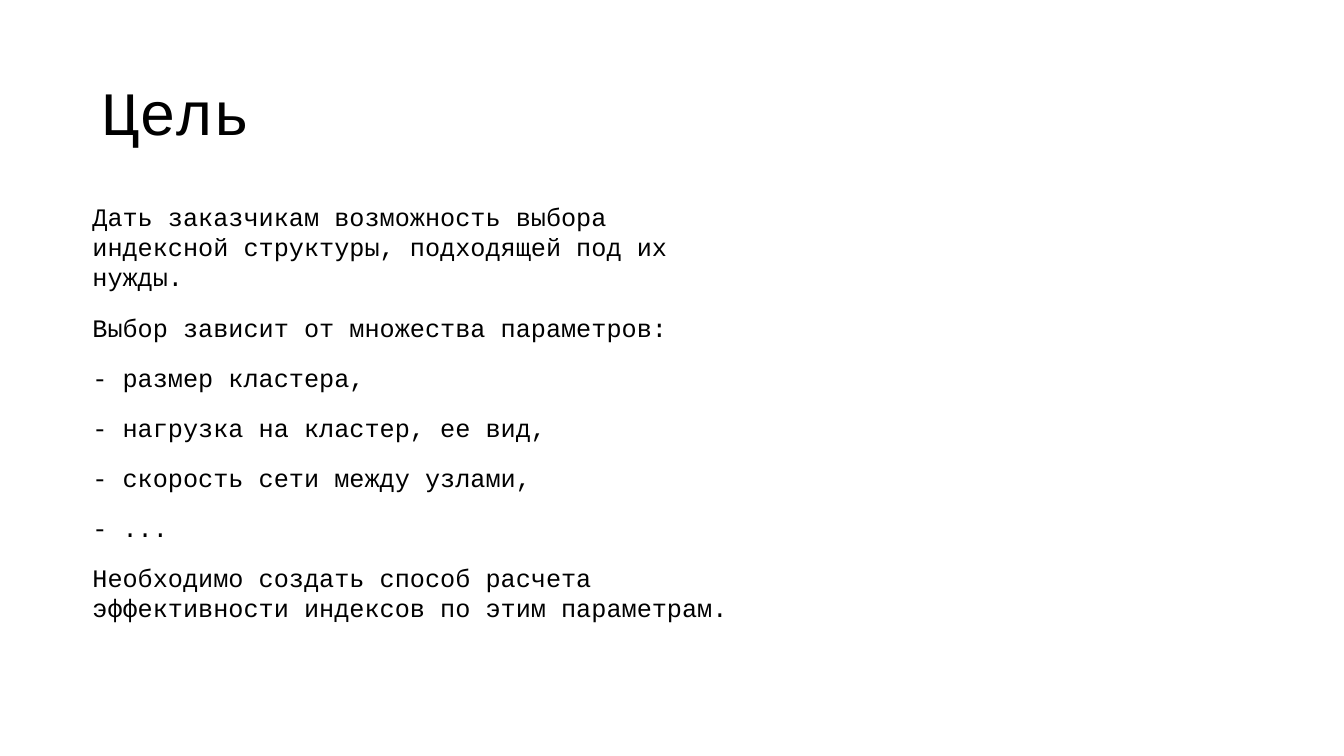
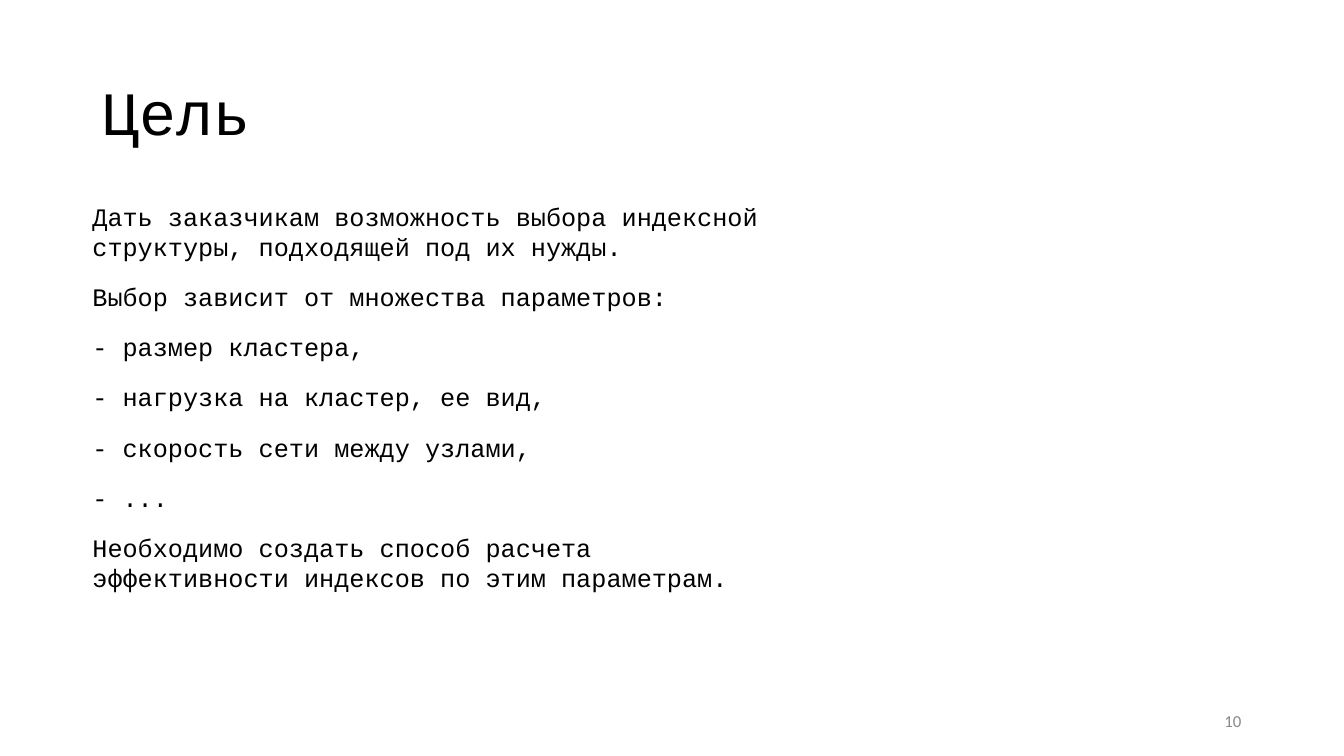
Before and after one commit to vitosotdihaet/pind, a slide deck: slide 10 of presentation.odp (slide 7 before the commit). Drawn at 1344x756 pixels with LibreOffice and Linux fonts; fonts in the diff are those of the drawing. Boxes give left, top, right and bottom in pixels: in the first picture for what was removed or moved away, otherwise in the second. Text is boxed around its words. In the diff, an @@ line names an element or a change of style, - is before the commit and + after.

```diff
--- a/presentation.odp
+++ b/presentation.odp
@@ text "Дать заказчикам возможность выбора индексной ..." rewrapped from bbox=[92, 207, 727, 623] to bbox=[92, 207, 758, 593] @@
@@ page number added at bbox=[1224, 716, 1241, 727], 12 pt, text #888888 @@
+10
```
Also in this commit, not shown: 19 other slides changed, 4 slides added, 3 slides removed.
